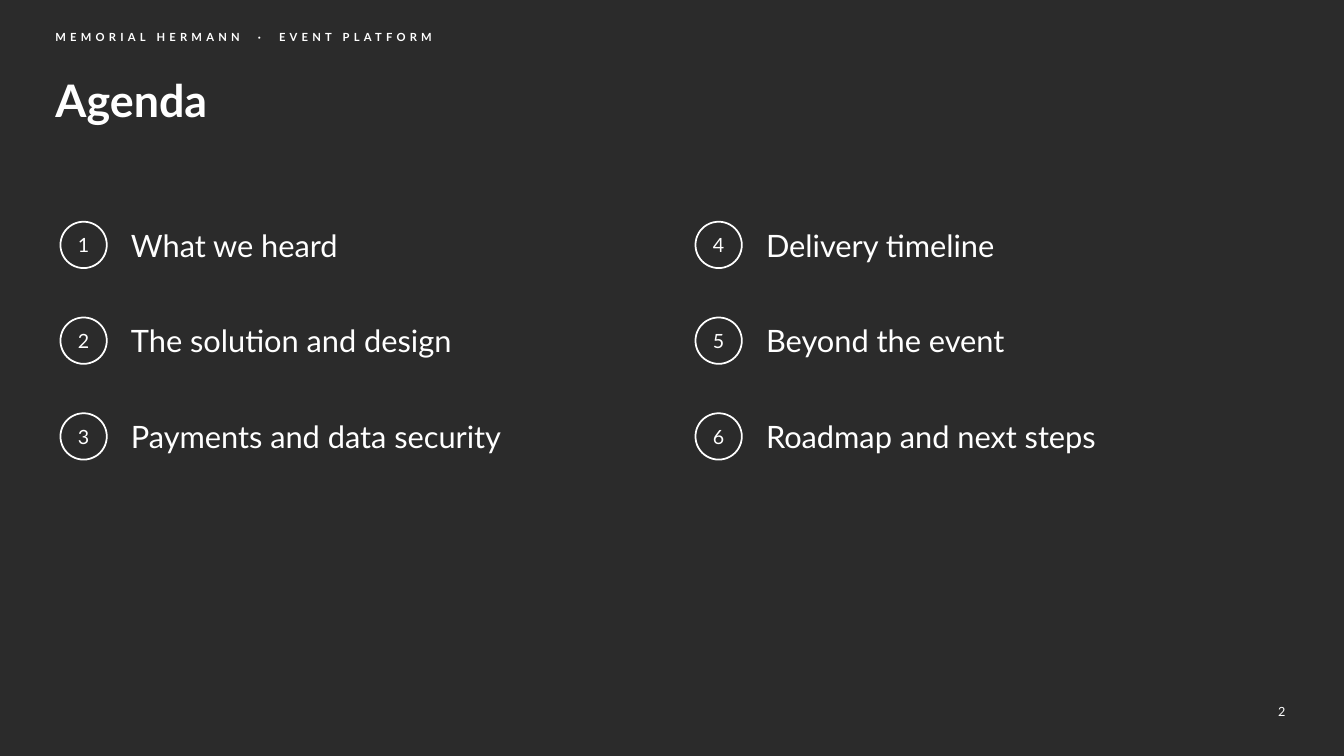
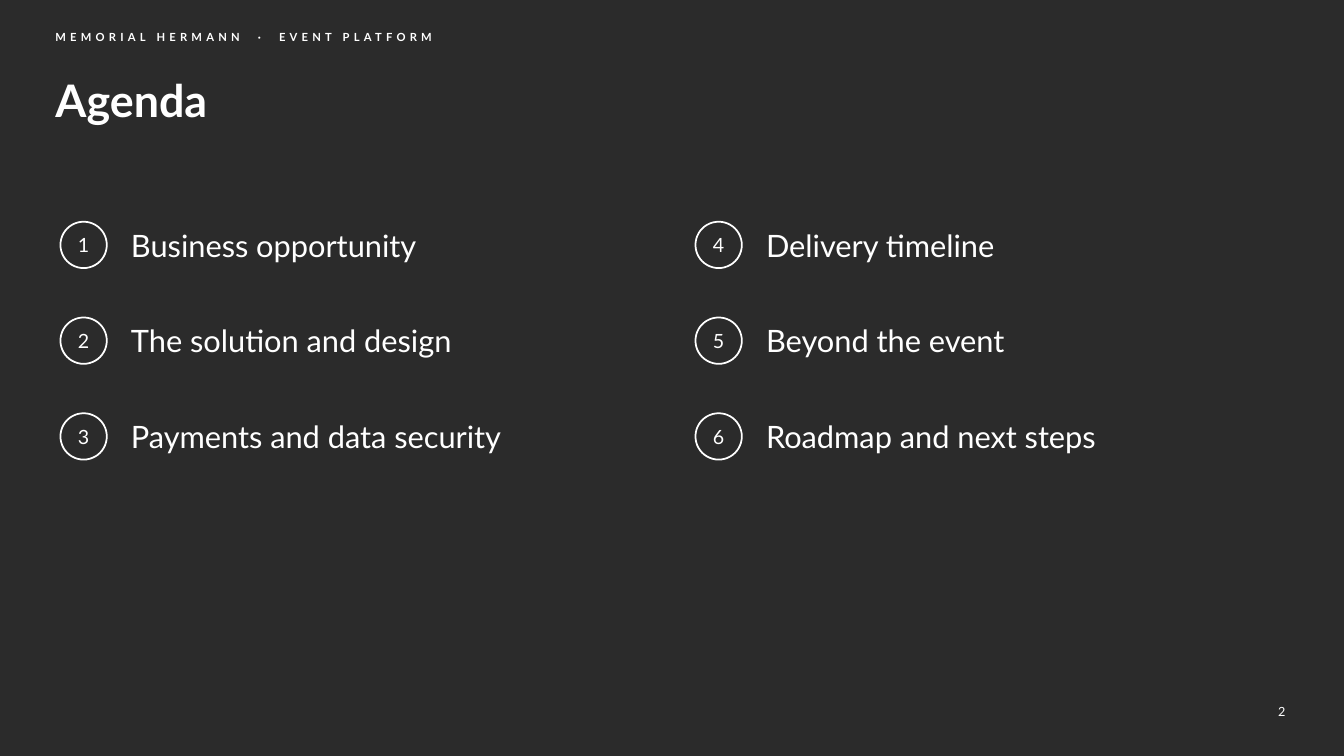
Before and after one commit to chintasurya/preSales_Memorial-hermann, a slide deck: slide 2 of deck/Memorial-Hermann-Event-Platform.pptx. Drawn at 1344x756 pixels with LibreOffice and Linux fonts; fonts in the diff are those of the drawing; background and template pictures are left out; a plain dark background stands for a picture behind light text. Boxes give left, top, right and bottom in pixels: in the first picture for what was removed or moved away, otherwise in the second. Text is boxed around its words. In the diff, an @@ line names an element or a change of style, - is before the commit and + after.

```diff
--- a/deck/Memorial-Hermann-Event-Platform.pptx
+++ b/deck/Memorial-Hermann-Event-Platform.pptx
@@ text at (131, 234, 416, 263): text changed @@
-What we heard
+Business opportunity
```
Also in this commit, not shown: 15 other slides changed, 4 slides added, 2 slides removed, 8 other files.
